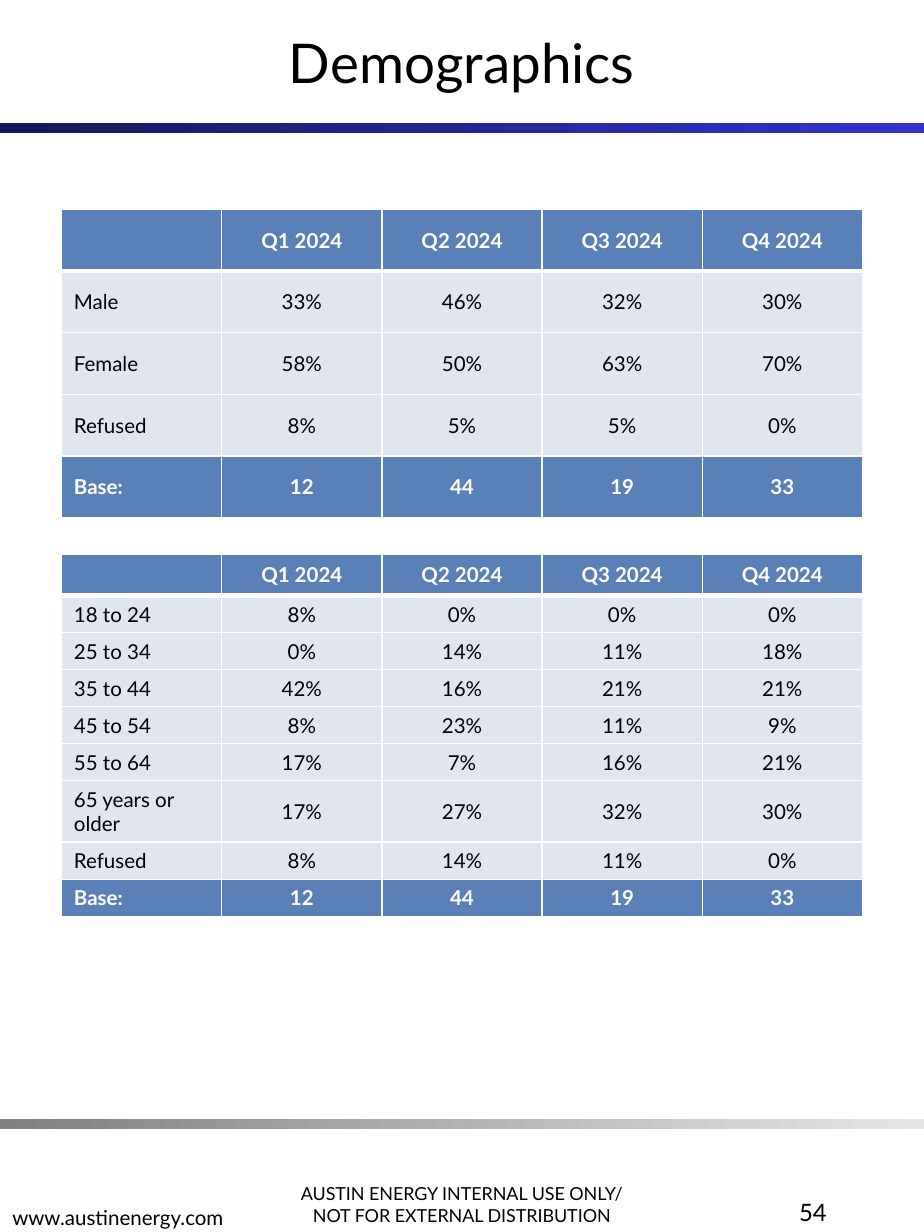
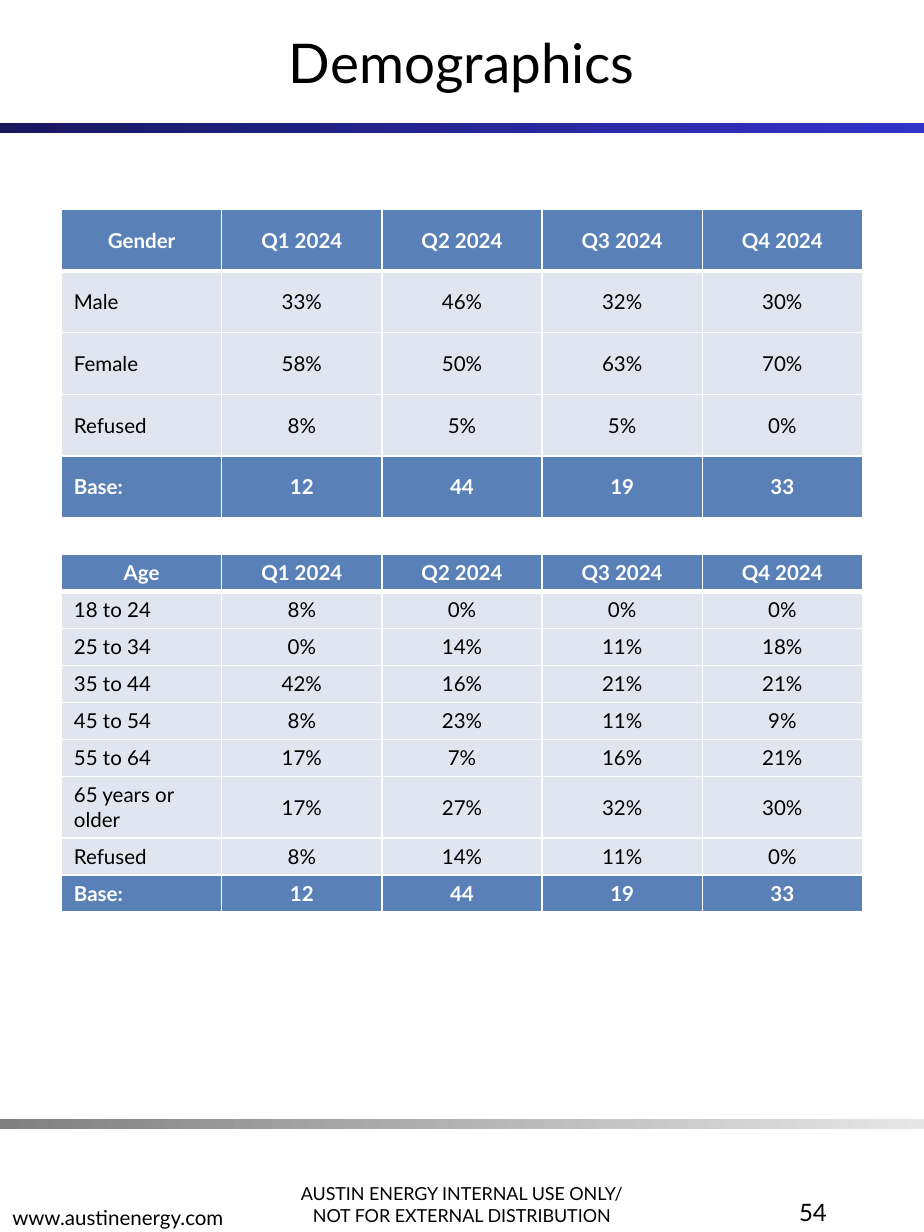
Before and after one commit to jellohead/AE_LIW_automation, a slide deck: slide 54 of src/AE_LIW_automation/output/AE_LIW_updated.pptx. Drawn at 924x1232 pixels with LibreOffice and Linux fonts; fonts in the diff are those of the drawing; background and template pictures are left out. Boxes give left, top, right and bottom in pixels: in the first picture for what was removed or moved away, otherwise in the second. Text is boxed around its words. In the diff, an @@ line names an element or a change of style, - is before the commit and + after.

```diff
--- a/src/AE_LIW_automation/output/AE_LIW_updated.pptx
+++ b/src/AE_LIW_automation/output/AE_LIW_updated.pptx
@@ table at box(62, 209, 862, 517) @@
-row 1, column 1: 
+row 1, column 1: Gender
@@ table at box(62, 554, 862, 905) @@
-row 1, column 1: 
+row 1, column 1: Age
```
Also in this commit, not shown: 2 other slides changed, 9 other files.
